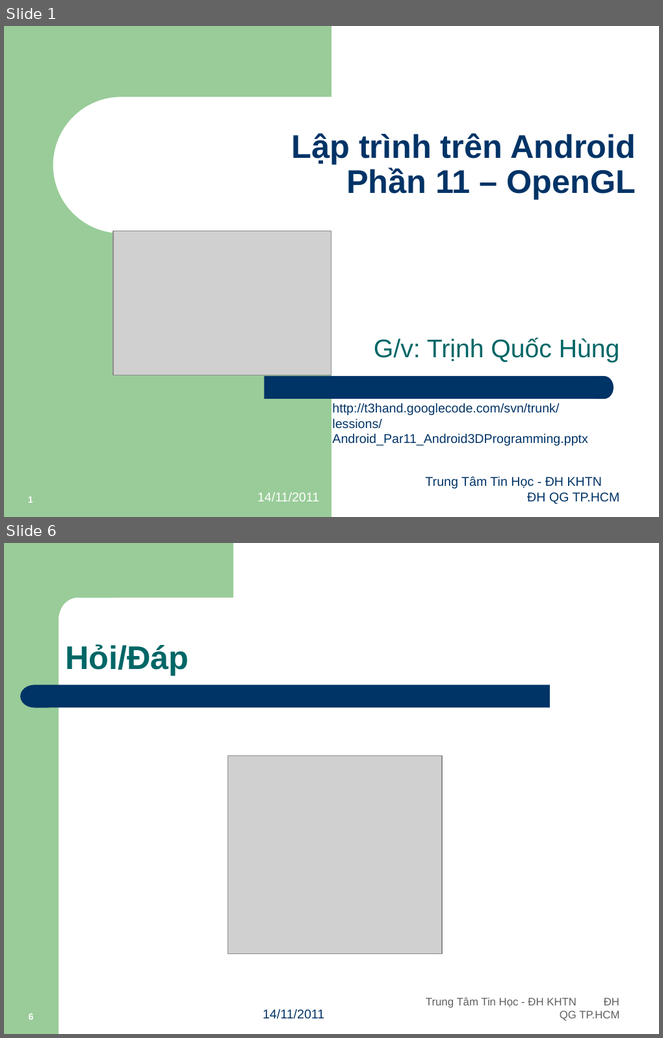
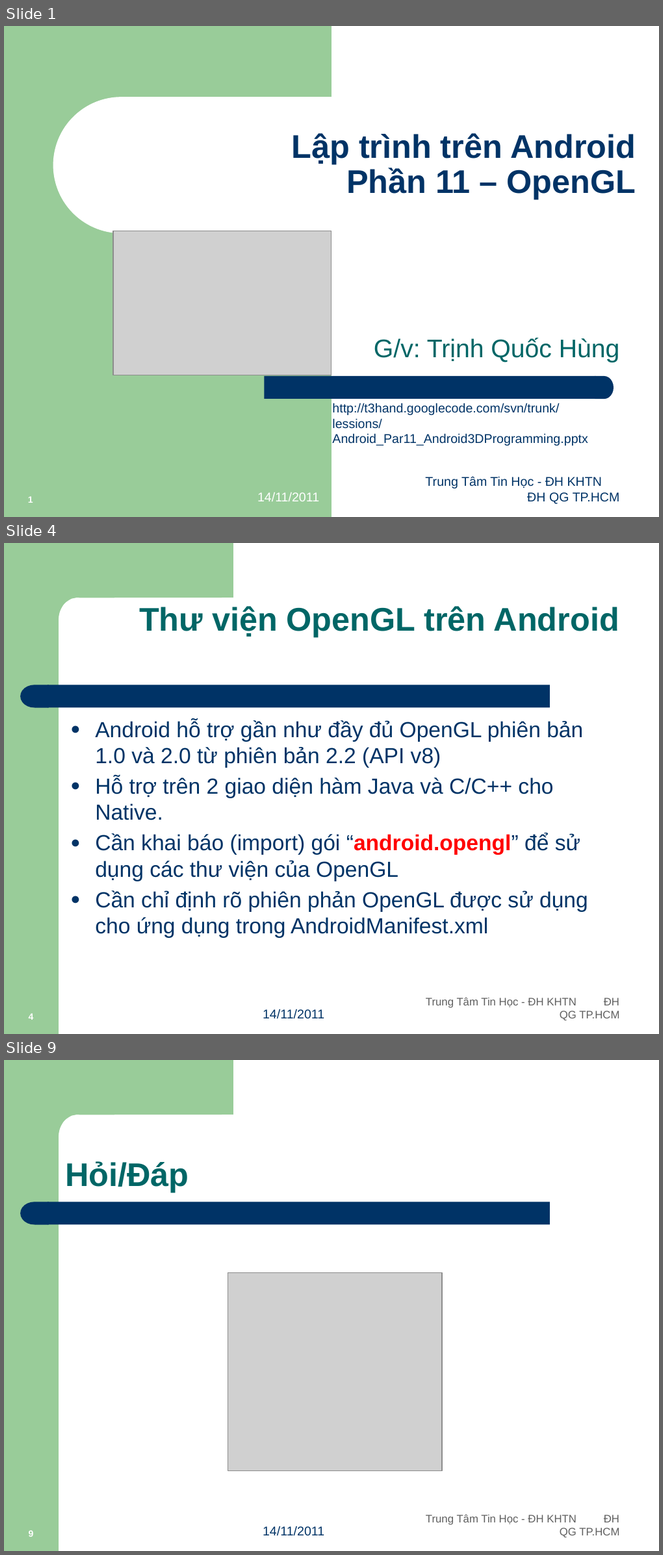
Before and after one commit to Timon-CHP/t3hand, a slide deck: lessions/Android_Par11_Android3DProgramming.pptx. Shown one above the other, each under a label of ours: slides 1 and 6 before the commit, slides 1, 4 and 9 after it; the slides between them are not shown. The pictures are 663x1038 and 663x1555 pixels, drawn with LibreOffice and Linux fonts; fonts in the diff are those of the drawing; grey boxes stand for pictures. Boxes give left, top, right and bottom in pixels: in the first picture for what was removed or moved away, otherwise in the second. Text is boxed around its words. In the diff, an @@ line names an element or a change of style, - is before the commit and + after.

```diff
--- a/lessions/Android_Par11_Android3DProgramming.pptx
+++ b/lessions/Android_Par11_Android3DProgramming.pptx
@@ slide 4 added at [4, 543, 659, 1034], background #FFFFFF; not listed: 4 template elements that a slide beside it also shows @@
@@ title added at [139, 606, 620, 637], 36 pt, text #006666, bold @@
+Thư viện OpenGL trên Android
@@ text added at [95, 720, 588, 938], 24 pt, text #003366 @@
+● Android hỗ trợ gần như đầy đủ OpenGL phiên bản 1.0 và 2.0 từ phiên bản 2.2 (API v8)
+● Hỗ trợ trên 2 giao diện hàm Java và C/C++ cho Native.
+● Cần khai báo (import) gói “android.opengl” để sử dụng các thư viện của OpenGL
+● Cần chỉ định rõ phiên phản OpenGL được sử dụng cho ứng dụng trong AndroidManifest.xml
@@ text added at [263, 1009, 324, 1019], 14 pt, text #003366 @@
+14/11/2011
@@ text added at [426, 998, 620, 1021], 12 pt, text #5F5F5F @@
+Trung Tâm Tin Học - ĐH KHTN ĐH QG TP.HCM
@@ page number added at [29, 1014, 34, 1020], 10 pt, text #FFFFFF, bold @@
+4
@@ what was slide 6 is now slide 9 @@
```
Also in this commit, not shown: 1 slide changed, 5 other slides added, 3 slides removed.
